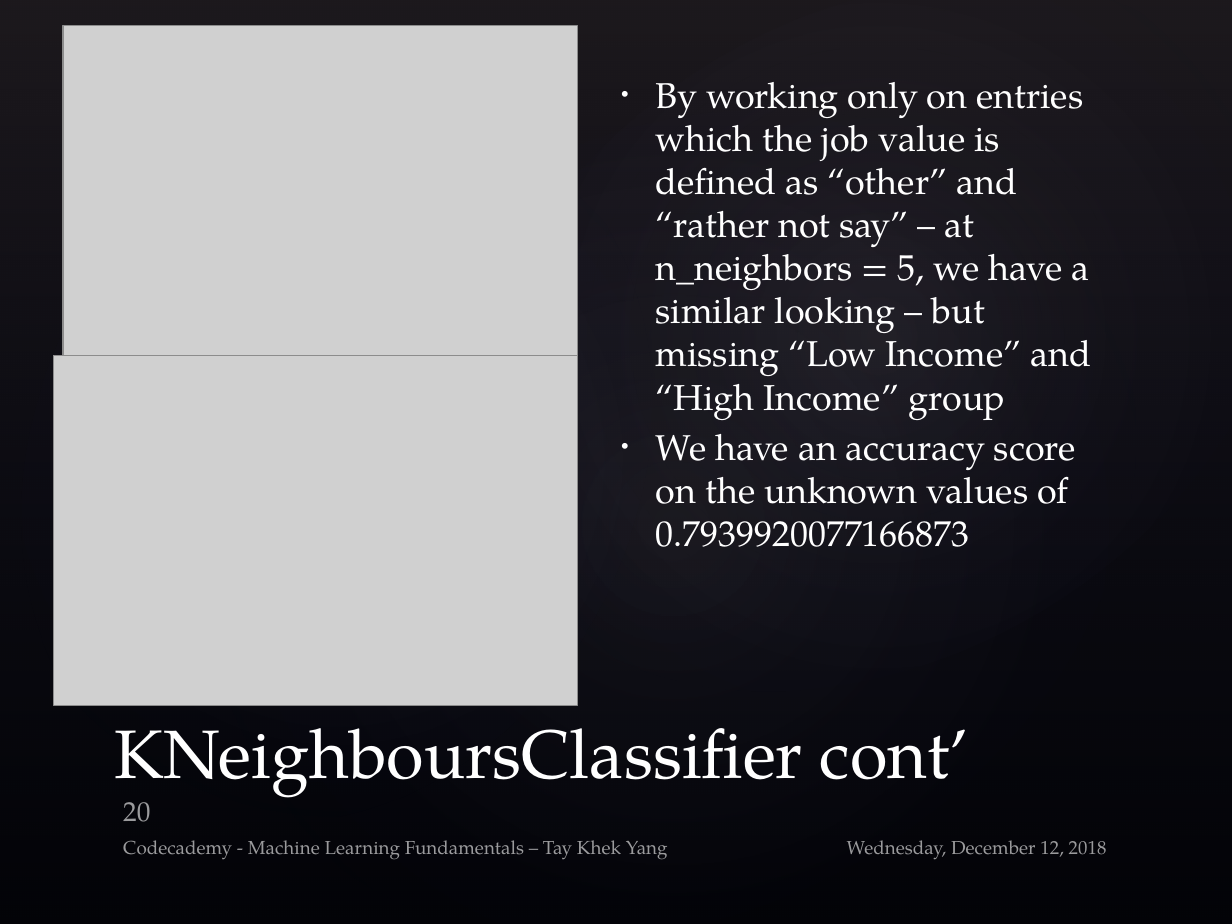
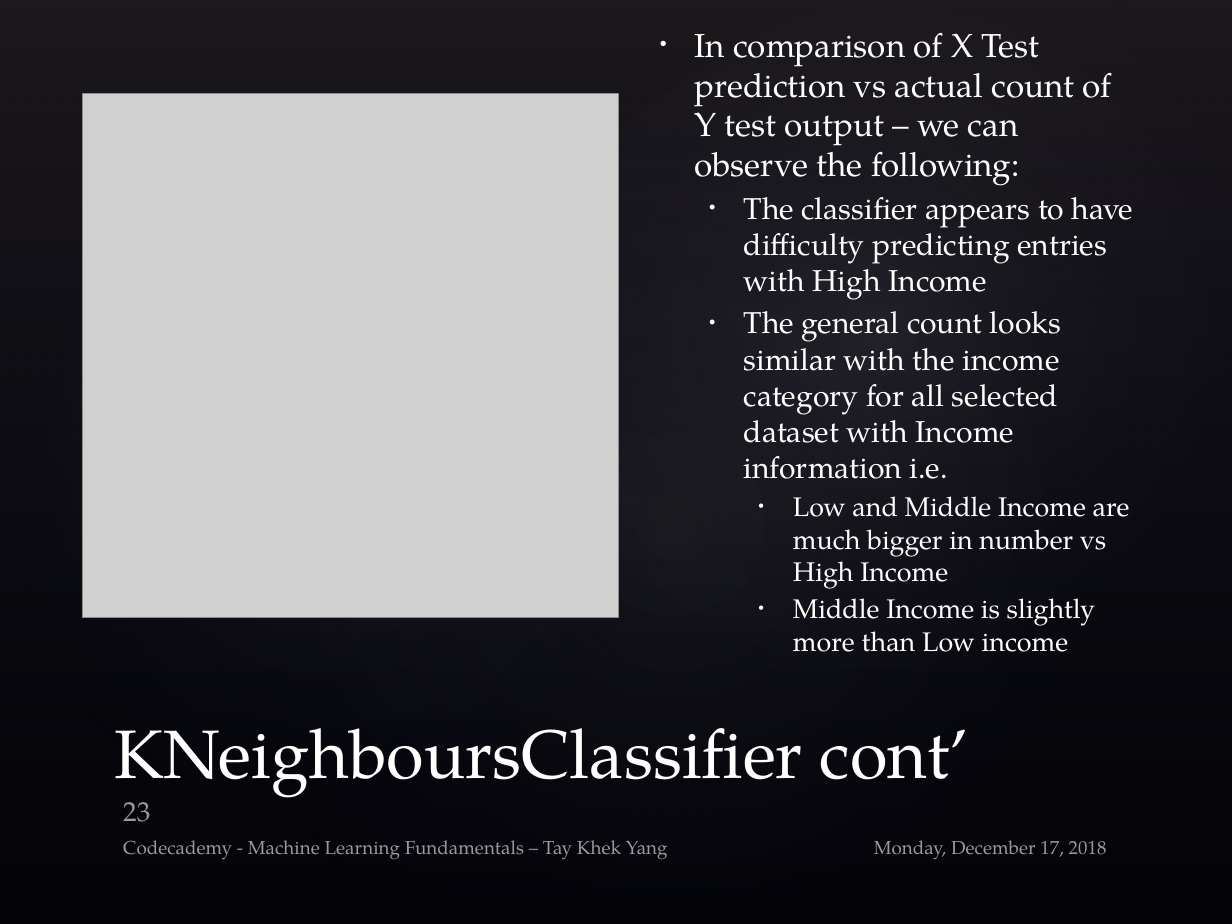
Before and after one commit to rivacordex/date-a-scientist, a slide deck: slide 23 of MachineLearning_Submit/ML_Khek_V1.pptx (slide 20 before the commit). Drawn at 1232x924 pixels with LibreOffice and Linux fonts; fonts in the diff are those of the drawing; grey boxes stand for pictures; background and template pictures are left out. Boxes give left, top, right and bottom in pixels: in the first picture for what was removed or moved away, otherwise in the second. Text is boxed around its words. In the diff, an @@ line names an element or a change of style, - is before the commit and + after.

```diff
--- a/MachineLearning_Submit/ML_Khek_V1.pptx
+++ b/MachineLearning_Submit/ML_Khek_V1.pptx
@@ picture removed at box(63, 26, 577, 370) @@
@@ text at box(694, 62, 1134, 652): text changed; size 21 to 17.6 pt @@
-• By working only on entries which the job value is defined as “other” and “rather not say” – at n_neighbors = 5, we have a similar looking – but missing “Low Income” and “High Income” group
-• We have an accuracy score on the unknown values of 0.7939920077166873
+• In comparison of X Test prediction vs actual count of Y test output – we can observe the following:
+  • The classifier appears to have difficulty predicting entries with High Income
+  • The general count looks similar with the income category for all selected dataset with Income information i.e.
+    • Low and Middle Income are much bigger in number vs High Income
+    • Middle Income is slightly more than Low income
@@ picture added at box(83, 94, 618, 617) @@
@@ picture removed at box(53, 355, 577, 705) @@
@@ page number at box(123, 802, 150, 822): text changed @@
-20
+23
@@ text at box(874, 840, 1107, 859): text changed @@
-Wednesday, December 12, 2018
+Monday, December 17, 2018
```
Also in this commit, not shown: 24 other slides changed, 7 slides added, 1 other file.
